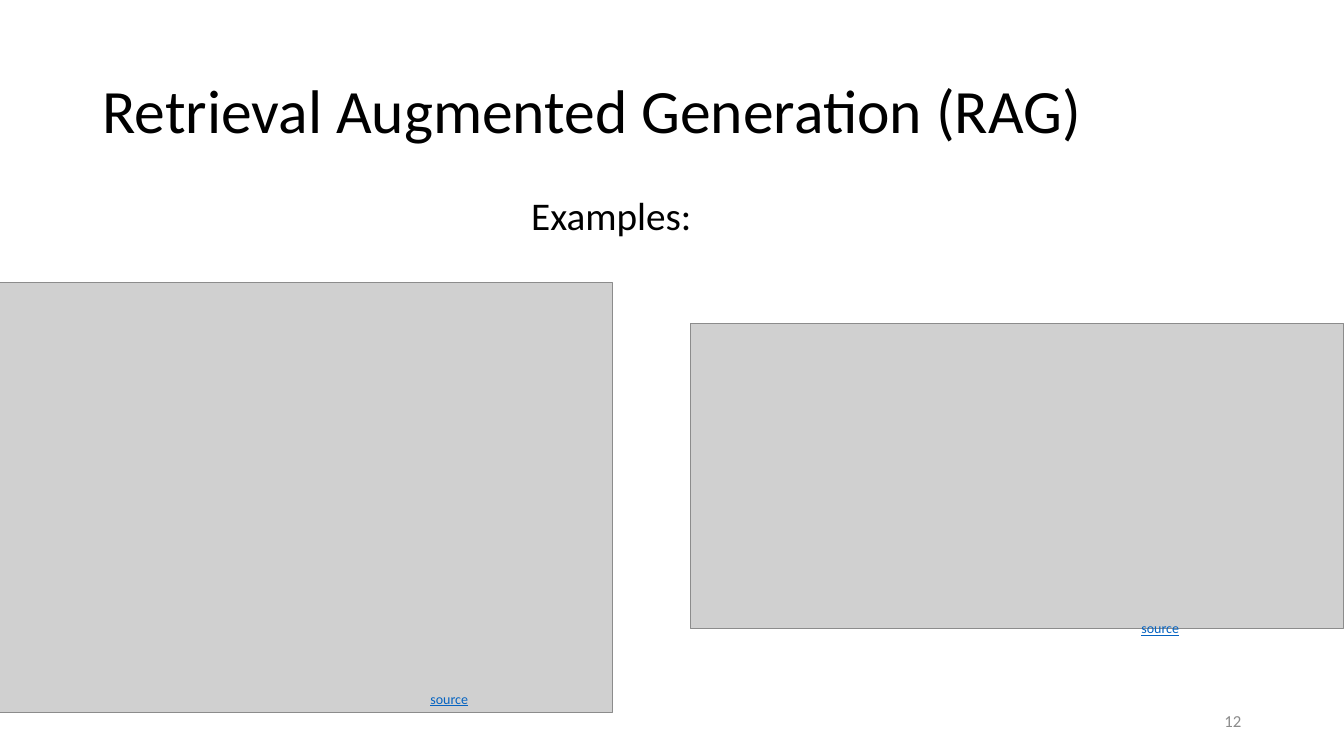
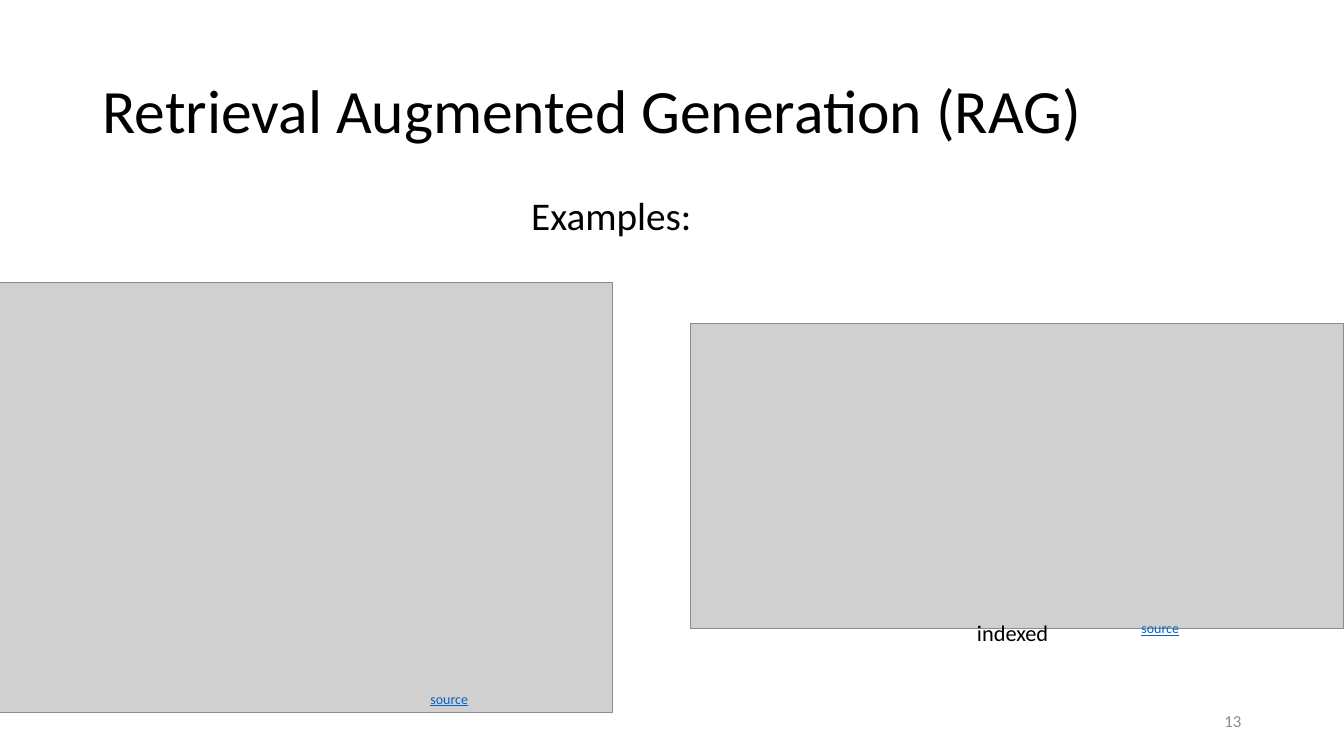
Before and after one commit to FelixWick/intelligent-systems, a slide deck: slide 13 of slides/LanguageModels_2.pptx (slide 12 before the commit). Drawn at 1344x756 pixels with LibreOffice and Linux fonts; fonts in the diff are those of the drawing; grey boxes stand for pictures. Boxes give left, top, right and bottom in pixels: in the first picture for what was removed or moved away, otherwise in the second. Text is boxed around its words. In the diff, an @@ line names an element or a change of style, - is before the commit and + after.

```diff
--- a/slides/LanguageModels_2.pptx
+++ b/slides/LanguageModels_2.pptx
@@ text added at box(977, 625, 1048, 647), 16 pt, text #000000 @@
+indexed
@@ page number at box(1224, 716, 1241, 727): text changed @@
-12
+13
```
Also in this commit, not shown: 1 other slide changed, 2 slides added, 2 other files.
